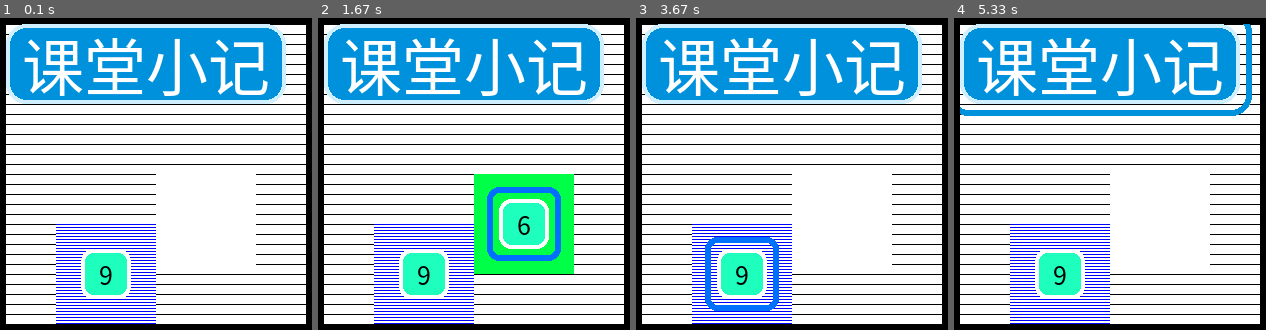
Above: before the commit, frames 1-4 (left to right).
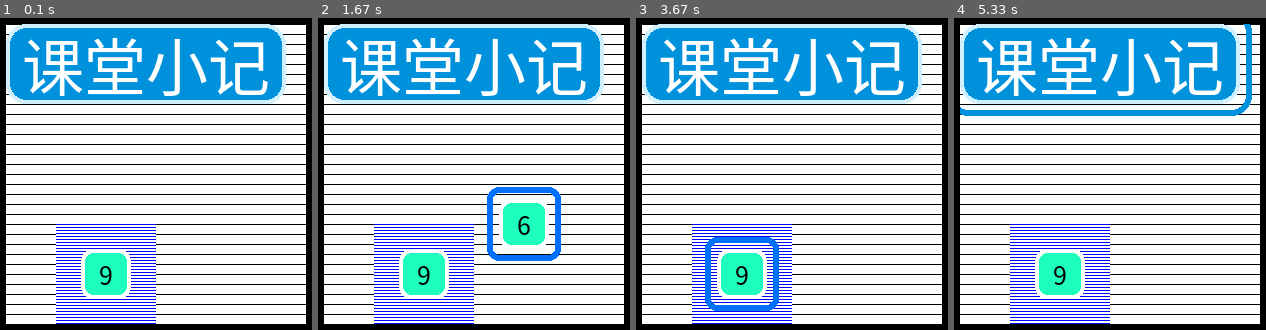
Above: after the commit, the same moments.

Repository: GTC-Byzantine/GTC-Pygame-Runtime-Support
Game: pygame game, started from GTC_Pygame_Runtime_Support/test.py
The game is run twice, just before and just after one commit, with the same random seed, the same clock (stepped at 60 frames per second) and the same inputs.
Inputs (mouse positions are in pixels of both pictures, inside the frame that each line leads up to):
- Up to frame 1 (0.1 s): no input
- Up to frame 2 (1.67 s): click (523, 223) at 0.38 s; click (477, 208) at 0.72 s; click (318, 99) at 1.05 s; click (533, 217) at 1.38 s
- Up to frame 3 (3.67 s): click (outside the picture) at 1.72 s; click (798, 227) at 2.05 s; click (776, 89) at 2.38 s; click (outside the picture) at 2.72 s; click (742, 273) at 3.55 s
- Up to frame 4 (5.33 s): click (1216, 86) at 3.88 s; click (outside the picture) at 4.22 s; click (1000, 86) at 5.05 s

The runs differ from the first frame. In frame 1, 1.0% of the frame differs, in the area x 50-83%, y 50-80%; in frame 2, 6.3%, in the area x 50-83%, y 50-83%; in frame 3, 1.0%; in frame 4, 1.0%.

Commit message:
Add files via upload

Diff:
--- a/GTC_Pygame_Runtime_Support/basic_class.py
+++ b/GTC_Pygame_Runtime_Support/basic_class.py
@@ -11,6 +11,7 @@
 
     def __init__(self):
         self.do_cancel = False
+        self.cp = []
 
     def operate(self, mouse_pos, effectiveness):
         """
@@ -38,6 +39,7 @@
         self.range = check_range
         self._state = default_state
         self._do_reverse = do_reverse
+        self.cp = []
 
     def check(self, mouse_pos, mouse_click):
         """
@@ -67,13 +69,14 @@
         self._button_trusteeship: List[BasicButton] = []
         self.do_element_show = []
         self._background = None
+        self.cp = []
 
     def set_as_background(self):
         self._background = self.surface.copy()
 
     def add_button_trusteeship(self, button: BasicButton):
         if not isinstance(button, BasicButton):
-            raise UnexpectedParameter(error0x02.format(BasicButton.__class__.__name__))
+            raise UnexpectedParameter(error0x02.format(BasicButton.__name__))
         self._button_trusteeship.append(button)
         self.do_element_show.append(False)
 
@@ -85,6 +88,10 @@
                     button.cancel()
 
     def operate(self, mouse_pos, effectiveness, do_cancel=False):
+        if self._background is not None:
+            self.surface.blit(self._background, (0, 0))
+        else:
+            self.surface.fill((0, 0, 0, 0))
         self.operate_button([mouse_pos[0] - self._pos[0], mouse_pos[1] - self._pos[1]], effectiveness, do_cancel)
         self._screen.blit(self.surface, self._pos)
 
@@ -138,6 +145,7 @@
         self._button_trusteeship: List[BasicButton] = []
         self._surface_trusteeship: List[BasicSurface] = []
         self._page_trusteeship: List[BasicPage] = []
+        self.cp = []
 
     def change_blit_pos(self, pos):
         """
@@ -155,12 +163,12 @@
 
     def add_button_trusteeship(self, button: BasicButton):
         if not isinstance(button, BasicButton):
-            raise UnexpectedParameter(error0x02.format(BasicButton.__class__.__name__))
+            raise UnexpectedParameter(error0x02.format(BasicButton.__name__))
         self._button_trusteeship.append(button)
 
     def add_surface_trusteeship(self, surface: BasicSurface):
         if not isinstance(surface, BasicSurface):
-            raise UnexpectedParameter(error0x02.format(BasicSurface.__class__.__name__))
+            raise UnexpectedParameter(error0x02.format(BasicSurface.__name__))
         self._surface_trusteeship.append(surface)
 
     def add_page_trusteeship(self, page):
@@ -169,7 +177,7 @@
         :return:
         """
         if not isinstance(page, BasicPage):
-            raise UnexpectedParameter(error0x02.format(BasicPage.__class__.__name__))
+            raise UnexpectedParameter(error0x02.format(BasicPage.__name__))
         self._page_trusteeship.append(page)
 
     def operate(self, mouse_pos, effectiveness, mouse_wheel_status=None, operate_addons=False, mouse_press=None):
--- a/GTC_Pygame_Runtime_Support/page.py
+++ b/GTC_Pygame_Runtime_Support/page.py
@@ -69,7 +69,8 @@
     def in_area(self, mouse_pos):
         if self._pos[0] <= mouse_pos[0] <= self._size[0] + self._pos[0] and self._pos[1] <= mouse_pos[1] <= self._size[
             1] + self._pos[1]:
-            return not self._conflict_check([mouse_pos[0] - self._pos[0], mouse_pos[1] - self._pos[1] - self._pos_y -self._delta])
+            return not self._conflict_check(
+                [mouse_pos[0] - self._pos[0], mouse_pos[1] - self._pos[1] - self._pos_y - self._delta])
         return False
 
     def _reverse(self):
@@ -146,7 +147,7 @@
             virtual_mouse_press = [effectiveness, False, False, False, False]
             if mouse_press is not None:
                 virtual_mouse_press = mouse_press
-            virtual_mouse_pos = [mouse_pos[0] - self._pos[0], mouse_pos[1] - self._pos[1] - self._pos_y -self._delta]
+            virtual_mouse_pos = [mouse_pos[0] - self._pos[0], mouse_pos[1] - self._pos[1] - self._pos_y - self._delta]
             for item in self._button_trusteeship:
                 item.operate(virtual_mouse_pos, effectiveness)
                 if self._sliding:
--- a/GTC_Pygame_Runtime_Support/surface.py
+++ b/GTC_Pygame_Runtime_Support/surface.py
@@ -8,8 +8,6 @@
         super().__init__(size, pos, screen)
 
     def run_check(self, mouse_pos, mouse_click):
-        if self._background is not None:
-            self.surface.blit(self._background, (0, 0))
         for i in range(len(self.do_element_show)):
             self.do_element_show[i] = False
         for groups in self._checkers:
